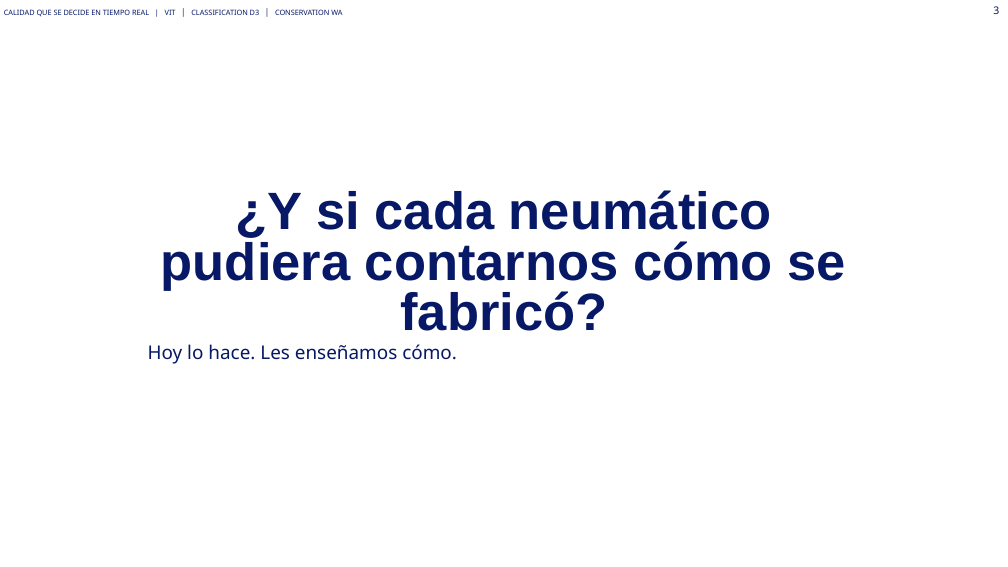
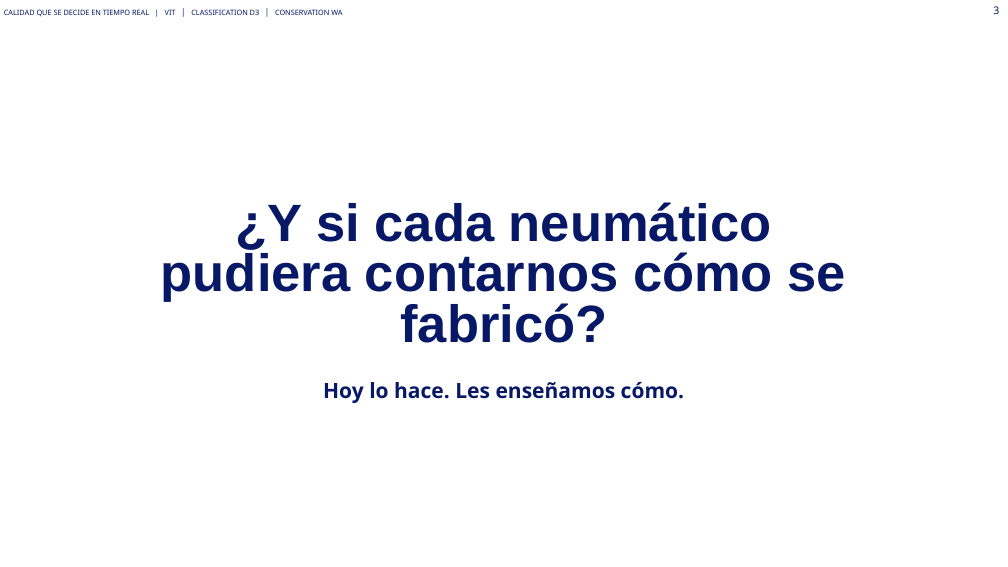
Before and after one commit to Asierenux/blank-app, a slide deck: slide 3 of presentaciones/Michelin_Hyundai_Fabricacion_Digital_ES_plantilla2026.pptx. Drawn at 1008x567 pixels with LibreOffice and Linux fonts; fonts in the diff are those of the drawing; background and template pictures are left out. Boxes give left, top, right and bottom in pixels: in the first picture for what was removed or moved away, otherwise in the second. Text is boxed around its words. In the diff, an @@ line names an element or a change of style, - is before the commit and + after.

```diff
--- a/presentaciones/Michelin_Hyundai_Fabricacion_Digital_ES_plantilla2026.pptx
+++ b/presentaciones/Michelin_Hyundai_Fabricacion_Digital_ES_plantilla2026.pptx
@@ title at [148,344,457,364]: paragraph removed @@
-  Hoy lo hace. Les enseñamos cómo.
@@ text added at [323,382,685,403], 20 pt, text #061866, bold @@
+Hoy lo hace. Les enseñamos cómo.
```
Also in this commit, not shown: 25 other slides changed, 1 other file.
